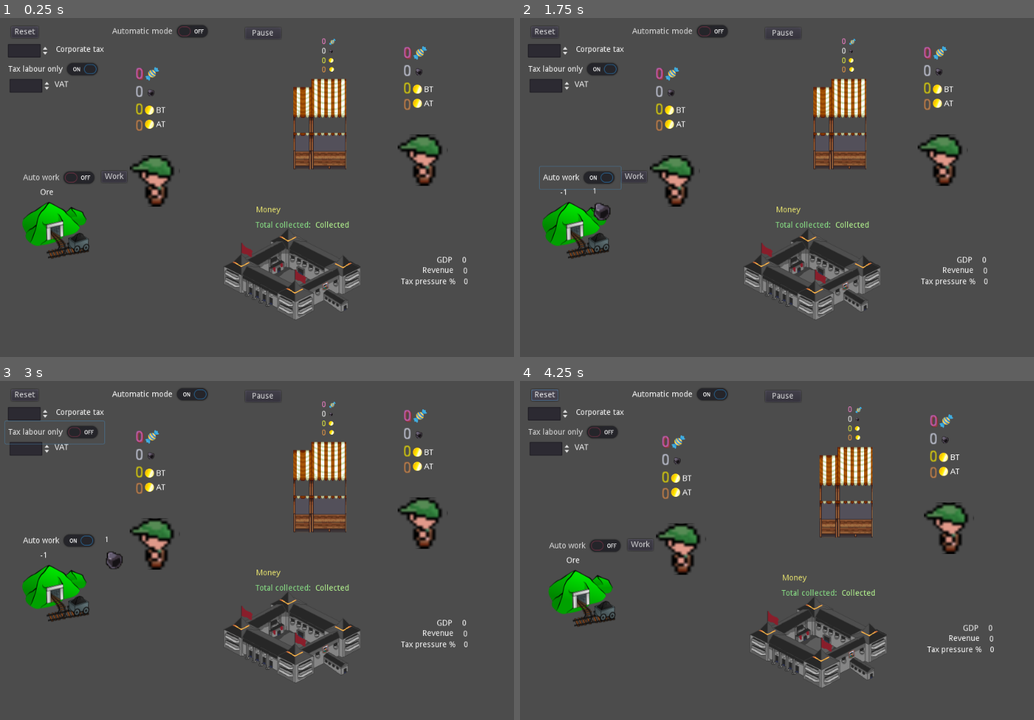
Above: before the commit, frames 1-4 (two rows, left to right).
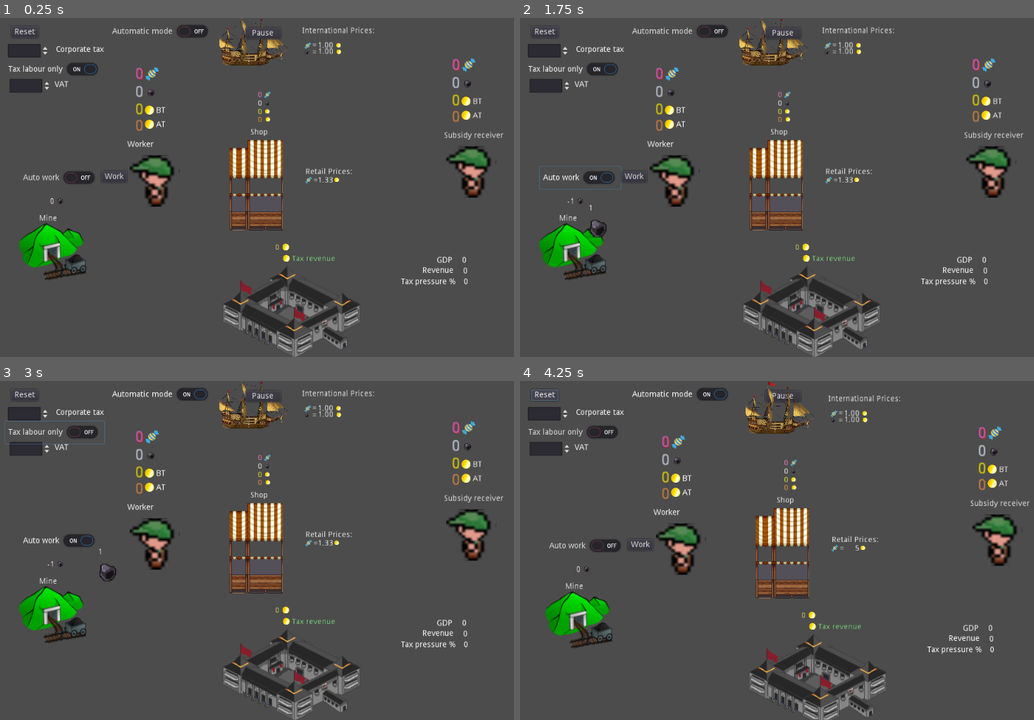
Above: after the commit, the same moments.

Repository: carlostgit/taxes
Game: Godot game, scene res://Control.tscn
Same seed, same stepped clock (60 frames per second), same inputs: the game is played once before the commit and once after it.
Inputs:
- Up to frame 1 (0.25 s): no input
- Up to frame 2 (1.75 s): click "Work" at 0.5 s; click "Auto work" at 1.25 s
- Up to frame 3 (3 s): click "Automatic mode" at 2 s; click "Tax labour only" at 2.75 s
- Up to frame 4 (4.25 s): click "Reset" at 3.5 s

The runs differ from the first frame. In frame 1, 14% of the frame differs, in the area x 3-98%, y 0-100%; in frame 2, 14%; in frame 3, 14%; in frame 4, 14%.

Commit message:
Sigo arreglando labels. Añado un ship, para venderle ore, y comprarle candies

Diff:
--- a/KinematicBody2D_slacker.tscn
+++ b/KinematicBody2D_slacker.tscn
@@ -125,7 +125,7 @@
 margin_right = 85.8323
 margin_bottom = 44.2223
 rect_scale = Vector2( 0.2, 0.2 )
-hint_tooltip = "Ore"
+hint_tooltip = "Ore owned"
 texture = ExtResource( 4 )
 
 [node name="Label_candy" type="Label" parent="."]
@@ -145,7 +145,7 @@
 margin_right = 103.598
 margin_bottom = 64.3535
 rect_scale = Vector2( 0.2, 0.2 )
-hint_tooltip = "Candies"
+hint_tooltip = "Candies owned"
 texture = ExtResource( 5 )
 
 [node name="Timer" type="Timer" parent="."]
@@ -201,6 +201,13 @@
 margin_right = 86.5929
 margin_bottom = -142.172
 text = "Sell ore"
+
+[node name="Label" type="Label" parent="."]
+margin_left = -48.0834
+margin_top = -67.8824
+margin_right = 56.9166
+margin_bottom = -53.8824
+text = "Subsidy receiver"
 [connection signal="pressed" from="Button_pay_taxes" to="." method="_on_Button_pay_taxes_pressed"]
 [connection signal="pressed" from="Button_buy_candies" to="." method="_on_Button_buy_candies_pressed"]
 [connection signal="pressed" from="Button_sell_ore" to="." method="_on_Button_sell_ore_pressed"]
--- a/KinematicBody2D_worker.tscn
+++ b/KinematicBody2D_worker.tscn
@@ -5,6 +5,10 @@
 
 [node name="KinematicBody2D_worker" instance=ExtResource( 1 )]
 script = ExtResource( 2 )
+
+[node name="TextureRect" parent="Label_candy" index="0"]
+margin_right = 103.598
+margin_bottom = 64.3535
 
 [node name="Button_work" type="Button" parent="." index="11"]
 margin_left = -94.0
@@ -22,4 +26,7 @@
 margin_right = -95.0
 margin_bottom = 18.0
 text = "Auto work"
+
+[node name="Label" parent="." index="14"]
+text = "Worker"
 [connection signal="pressed" from="Button_work" to="." method="_on_Button_work_pressed"]
--- a/Node2D.tscn
+++ b/Node2D.tscn
@@ -1,21 +1,22 @@
-[gd_scene load_steps=21 format=2]
+[gd_scene load_steps=22 format=2]
 
 [ext_resource path="res://Node2D.gd" type="Script" id=1]
-[ext_resource path="res://KinematicBody2D_slacker.tscn" type="PackedScene" id=2]
-[ext_resource path="res://KinematicBody2D_worker.tscn" type="PackedScene" id=3]
-[ext_resource path="res://Area2D_mine.gd" type="Script" id=4]
-[ext_resource path="res://mine.svg" type="Texture" id=5]
-[ext_resource path="res://Area2D_ore.tscn" type="PackedScene" id=6]
-[ext_resource path="res://Area2D_candy.tscn" type="PackedScene" id=7]
-[ext_resource path="res://StaticBody2D_shop.gd" type="Script" id=8]
-[ext_resource path="res://shop.png" type="Texture" id=9]
-[ext_resource path="res://coin.png" type="Texture" id=10]
-[ext_resource path="res://ore.png" type="Texture" id=11]
-[ext_resource path="res://candy.png" type="Texture" id=12]
-[ext_resource path="res://Node2D_Coin.tscn" type="PackedScene" id=13]
-[ext_resource path="res://StaticBody2D_government.gd" type="Script" id=14]
-[ext_resource path="res://government.png" type="Texture" id=15]
-[ext_resource path="res://Control_info.gd" type="Script" id=16]
+[ext_resource path="res://ship.png" type="Texture" id=2]
+[ext_resource path="res://candy.png" type="Texture" id=3]
+[ext_resource path="res://coin.png" type="Texture" id=4]
+[ext_resource path="res://ore.png" type="Texture" id=5]
+[ext_resource path="res://KinematicBody2D_slacker.tscn" type="PackedScene" id=6]
+[ext_resource path="res://KinematicBody2D_worker.tscn" type="PackedScene" id=7]
+[ext_resource path="res://Area2D_mine.gd" type="Script" id=8]
+[ext_resource path="res://mine.svg" type="Texture" id=9]
+[ext_resource path="res://Area2D_ore.tscn" type="PackedScene" id=10]
+[ext_resource path="res://Area2D_candy.tscn" type="PackedScene" id=11]
+[ext_resource path="res://StaticBody2D_shop.gd" type="Script" id=12]
+[ext_resource path="res://shop.png" type="Texture" id=13]
+[ext_resource path="res://Node2D_Coin.tscn" type="PackedScene" id=14]
+[ext_resource path="res://StaticBody2D_government.gd" type="Script" id=15]
+[ext_resource path="res://government.png" type="Texture" id=16]
+[ext_resource path="res://Control_info.gd" type="Script" id=17]
 
 [sub_resource type="Animation" id=1]
 resource_name = "Walk"
@@ -38,26 +39,102 @@
 _corporate_tax_rate = 0.1
 _value_added_tax = 0.8
 
+[node name="ship" type="Sprite" parent="."]
+position = Vector2( 451.166, 37.5624 )
+scale = Vector2( 0.1, 0.1 )
+texture = ExtResource( 2 )
+
+[node name="Label_int_prices" type="Label" parent="ship"]
+margin_left = 831.618
+margin_top = -226.578
+margin_right = 960.618
+margin_bottom = -212.578
+rect_scale = Vector2( 10, 10 )
+text = "International Prices:"
+
+[node name="TextureRect_candy_IP" type="TextureRect" parent="ship"]
+margin_left = 870.509
+margin_top = 38.586
+margin_right = 934.509
+margin_bottom = 102.586
+rect_scale = Vector2( 2, 2 )
+texture = ExtResource( 3 )
+
+[node name="Label_candy_IP" type="Label" parent="ship"]
+margin_left = 1107.37
+margin_top = 31.5159
+margin_right = 1135.37
+margin_bottom = 45.5159
+rect_scale = Vector2( 10, 10 )
+text = "1.00"
+align = 2
+
+[node name="Label_ore_IP" type="Label" parent="ship"]
+margin_left = 1110.91
+margin_top = 141.117
+margin_right = 1138.91
+margin_bottom = 155.117
+rect_scale = Vector2( 10, 10 )
+text = "1.00"
+align = 2
+
+[node name="TextureRect2" type="TextureRect" parent="ship"]
+margin_left = 1438.66
+margin_top = 57.7289
+margin_right = 1478.66
+margin_bottom = 97.7289
+rect_scale = Vector2( 2, 2 )
+texture = ExtResource( 4 )
+
+[node name="TextureRect3" type="TextureRect" parent="ship"]
+margin_left = 1445.13
+margin_top = 172.33
+margin_right = 1485.13
+margin_bottom = 212.33
+rect_scale = Vector2( 2, 2 )
+texture = ExtResource( 4 )
+
+[node name="Label_eq_candy_IP" type="Label" parent="ship"]
+margin_left = 1015.97
+margin_top = 26.8538
+margin_right = 1023.97
+margin_bottom = 40.8538
+rect_scale = Vector2( 10, 10 )
+text = "="
+
+[node name="Label_eq_ore_IP" type="Label" parent="ship"]
+margin_left = 1015.97
+margin_top = 150.597
+margin_right = 1023.97
+margin_bottom = 164.597
+rect_scale = Vector2( 10, 10 )
+text = "="
+
+[node name="TextureRect_ore_IP" type="TextureRect" parent="ship"]
+margin_left = 874.042
+margin_top = 183.544
+margin_right = 917.042
+margin_bottom = 224.544
+rect_scale = Vector2( 2, 2 )
+texture = ExtResource( 5 )
+
 [node name="AnimationPlayer_worker" type="AnimationPlayer" parent="."]
 anims/Walk = SubResource( 1 )
 
-[node name="KinematicBody2D_slacker" parent="." instance=ExtResource( 2 )]
-position = Vector2( 748, 247 )
+[node name="KinematicBody2D_slacker" parent="." instance=ExtResource( 6 )]
+position = Vector2( 834.267, 268.213 )
 _shop_path = NodePath("../StaticBody2D_shop")
 _government = NodePath("../StaticBody2D_government")
 
-[node name="KinematicBody2D_worker" parent="." instance=ExtResource( 3 )]
+[node name="KinematicBody2D_worker" parent="." instance=ExtResource( 7 )]
 position = Vector2( 273, 284 )
 _shop_path = NodePath("../StaticBody2D_shop")
 _government = NodePath("../StaticBody2D_government")
 
 [node name="Area2D_mine" type="Area2D" parent="."]
 editor/display_folded = true
-position = Vector2( 90, 366 )
-script = ExtResource( 4 )
-__meta__ = {
-"_edit_group_": true
-}
+position = Vector2( 87.4142, 403.948 )
+script = ExtResource( 8 )
 _node_path_worker = NodePath("../KinematicBody2D_worker")
 
 [node name="CollisionShape2D" type="CollisionShape2D" parent="Area2D_mine"]
@@ -65,27 +142,44 @@
 shape = SubResource( 2 )
 
 [node name="mine" type="Sprite" parent="Area2D_mine"]
-position = Vector2( 9, -0.51801 )
+position = Vector2( 6.17158, -0.51801 )
+texture = ExtResource( 9 )
+
+[node name="Label_ore" type="Label" parent="Area2D_mine"]
+margin_left = -22.4142
+margin_top = -87.0104
+margin_right = 8.58578
+margin_bottom = -73.0104
+text = "0"
+align = 2
+
+[node name="TextureRect" type="TextureRect" parent="Area2D_mine/Label_ore"]
+margin_left = 34.2929
+margin_top = 0.0429077
+margin_right = 77.2929
+margin_bottom = 41.0429
+rect_scale = Vector2( 0.3, 0.3 )
+hint_tooltip = "Ore extracted"
 texture = ExtResource( 5 )
 
-[node name="Label_ore" type="Label" parent="Area2D_mine"]
-margin_left = -20.0
-margin_top = -65.0
-margin_right = 20.0
-margin_bottom = -51.0
-text = "Ore"
-
-[node name="Area2D_ore" parent="." instance=ExtResource( 6 )]
+[node name="Label" type="Label" parent="Area2D_mine"]
+margin_left = -19.4454
+margin_top = -57.2757
+margin_right = 20.5546
+margin_bottom = -43.2757
+text = "Mine"
+
+[node name="Area2D_ore" parent="." instance=ExtResource( 10 )]
 visible = false
 position = Vector2( -184, 127 )
 
-[node name="Area2D_candy" parent="." instance=ExtResource( 7 )]
+[node name="Area2D_candy" parent="." instance=ExtResource( 11 )]
 visible = false
 position = Vector2( -189, 201 )
 
 [node name="StaticBody2D_shop" type="StaticBody2D" parent="."]
-position = Vector2( 566, 190 )
-script = ExtResource( 8 )
+position = Vector2( 452.863, 297.48 )
+script = ExtResource( 12 )
 _government = NodePath("../StaticBody2D_government")
 
 [node name="CollisionShape2D" type="CollisionShape2D" parent="StaticBody2D_shop"]
@@ -94,13 +188,14 @@
 
 [node name="shop" type="Sprite" parent="StaticBody2D_shop"]
 position = Vector2( 0, -2.5178 )
-texture = ExtResource( 9 )
+texture = ExtResource( 13 )
 
 [node name="Label_money" type="Label" parent="StaticBody2D_shop"]
-margin_left = -26.5
-margin_top = -122.0
-margin_right = 11.5
-margin_bottom = -108.0
+editor/display_folded = true
+margin_left = -27.0
+margin_top = -139.0
+margin_right = 11.0
+margin_bottom = -125.0
 custom_colors/font_color = Color( 0.913725, 0.952941, 0.254902, 1 )
 text = "0"
 align = 2
@@ -112,13 +207,14 @@
 margin_bottom = 42.25
 rect_scale = Vector2( 0.2, 0.2 )
 hint_tooltip = "Coins Before Tax"
-texture = ExtResource( 10 )
+texture = ExtResource( 4 )
 
 [node name="Label_ore" type="Label" parent="StaticBody2D_shop"]
-margin_left = -24.75
-margin_top = -138.5
-margin_right = 11.25
-margin_bottom = -124.5
+editor/display_folded = true
+margin_left = -25.1036
+margin_top = -154.056
+margin_right = 10.8964
+margin_bottom = -140.056
 text = "0"
 align = 2
 
@@ -129,31 +225,33 @@
 margin_bottom = 43.5
 rect_scale = Vector2( 0.2, 0.2 )
 hint_tooltip = "Ore"
-texture = ExtResource( 11 )
+texture = ExtResource( 5 )
 
 [node name="Label_candy" type="Label" parent="StaticBody2D_shop"]
+editor/display_folded = true
 margin_left = -26.0
-margin_top = -156.0
+margin_top = -169.435
 margin_right = 11.0
-margin_bottom = -142.0
+margin_bottom = -155.435
 custom_colors/font_color = Color( 0.988235, 0.509804, 0.811765, 1 )
 text = "0"
 align = 2
 
 [node name="TextureRect" type="TextureRect" parent="StaticBody2D_shop/Label_candy"]
-margin_left = 41.75
-margin_top = 1.0
-margin_right = 105.75
-margin_bottom = 65.0
+margin_left = 39.9824
+margin_top = -0.0606537
+margin_right = 103.982
+margin_bottom = 63.9393
 rect_scale = Vector2( 0.2, 0.2 )
 hint_tooltip = "Candies"
-texture = ExtResource( 12 )
+texture = ExtResource( 3 )
 
 [node name="Label_after_taxes" type="Label" parent="StaticBody2D_shop"]
-margin_left = -26.0
-margin_top = -106.0
-margin_right = 11.0
-margin_bottom = -92.0
+editor/display_folded = true
+margin_left = -25.6464
+margin_top = -124.738
+margin_right = 11.3536
+margin_bottom = -110.738
 custom_colors/font_color = Color( 0.929412, 0.607843, 0.270588, 1 )
 text = "0"
 align = 2
@@ -165,70 +263,139 @@
 margin_bottom = 42.0
 rect_scale = Vector2( 0.2, 0.2 )
 hint_tooltip = "Coins After Tax"
-texture = ExtResource( 10 )
+texture = ExtResource( 4 )
 
 [node name="Button_pay_taxes" type="Button" parent="StaticBody2D_shop"]
-margin_left = 54.5
-margin_top = -127.0
-margin_right = 126.5
-margin_bottom = -107.0
+margin_left = 34.701
+margin_top = -144.324
+margin_right = 106.701
+margin_bottom = -124.324
 text = "Pay taxes"
 
 [node name="Timer" type="Timer" parent="StaticBody2D_shop"]
 
-[node name="Node2D_Coin" parent="." instance=ExtResource( 13 )]
+[node name="Label" type="Label" parent="StaticBody2D_shop"]
+margin_left = -10.2531
+margin_top = -102.884
+margin_right = 29.7469
+margin_bottom = -88.884
+text = "Shop"
+
+[node name="Control_prices" type="Control" parent="StaticBody2D_shop"]
+margin_left = 80.0
+margin_top = -36.0
+margin_right = 217.0
+margin_bottom = 19.0
+
+[node name="TextureRect_candy_RP" type="TextureRect" parent="StaticBody2D_shop/Control_prices"]
+margin_left = 7.33862
+margin_top = 17.7407
+margin_right = 71.3386
+margin_bottom = 81.7407
+rect_scale = Vector2( 0.2, 0.2 )
+texture = ExtResource( 3 )
+
+[node name="Label_candy_RP" type="Label" parent="StaticBody2D_shop/Control_prices"]
+margin_left = 29.0607
+margin_top = 18.1845
+margin_right = 57.0607
+margin_bottom = 32.1845
+text = "1.00"
+align = 2
+
+[node name="TextureRect4" type="TextureRect" parent="StaticBody2D_shop/Control_prices"]
+margin_left = 59.0831
+margin_top = 20.3224
+margin_right = 99.0831
+margin_bottom = 60.3224
+rect_scale = Vector2( 0.2, 0.2 )
+texture = ExtResource( 4 )
+
+[node name="Label_retail_prices" type="Label" parent="StaticBody2D_shop/Control_prices"]
+margin_left = 7.7782
+margin_top = 3.39163
+margin_right = 95.7782
+margin_bottom = 17.3916
+text = "Retail Prices:"
+
+[node name="Label_eq_candy_RP" type="Label" parent="StaticBody2D_shop/Control_prices"]
+margin_left = 21.7028
+margin_top = 18.0675
+margin_right = 29.7028
+margin_bottom = 32.0675
+text = "="
+
+[node name="Node2D_Coin" parent="." instance=ExtResource( 14 )]
 visible = false
 position = Vector2( -192, 290 )
 
 [node name="StaticBody2D_government" type="StaticBody2D" parent="."]
 editor/display_folded = true
-position = Vector2( 514, 451 )
-script = ExtResource( 14 )
-__meta__ = {
-"_edit_group_": true
-}
+position = Vector2( 512.586, 517.468 )
+script = ExtResource( 15 )
 _slacker_path = NodePath("../KinematicBody2D_slacker")
 
 [node name="government" type="Sprite" parent="StaticBody2D_government"]
 position = Vector2( 2.99994, 1.48199 )
-texture = ExtResource( 15 )
+texture = ExtResource( 16 )
 
 [node name="CollisionShape2D" type="CollisionShape2D" parent="StaticBody2D_government"]
-position = Vector2( 0.999939, -1 )
+position = Vector2( 0.999939, 0.414215 )
 shape = SubResource( 4 )
 
 [node name="Label_money" type="Label" parent="StaticBody2D_government"]
-margin_left = -61.0
+margin_left = -52.0
 margin_top = -119.0
 margin_right = -18.0
-margin_bottom = -101.0
+margin_bottom = -105.0
 custom_colors/font_color = Color( 0.933333, 0.913725, 0.439216, 1 )
-text = "Money"
+text = "0"
+align = 2
 
 [node name="Label_collected" type="Label" parent="StaticBody2D_government"]
-margin_left = 44.0
-margin_top = -92.0
-margin_right = 104.0
-margin_bottom = -77.0
+margin_left = -90.0
+margin_top = -98.0
+margin_right = -18.0
+margin_bottom = -53.0
+rect_scale = Vector2( 0.2, 0.2 )
 custom_colors/font_color = Color( 0.729412, 1, 0.576471, 1 )
-text = "Collected"
+text = "0"
+align = 2
 
 [node name="Timer" type="Timer" parent="StaticBody2D_government"]
 
 [node name="Label_collected_text" type="Label" parent="StaticBody2D_government"]
-margin_left = -62.0
-margin_top = -92.0
-margin_right = 32.0
-margin_bottom = -78.0
+margin_left = 4.11444
+margin_top = -99.4246
+margin_right = 102.114
+margin_bottom = -85.4246
 custom_colors/font_color = Color( 0.54902, 0.913725, 0.537255, 1 )
-text = "Total collected:"
+text = "Tax revenue"
+
+[node name="TextureRect" type="TextureRect" parent="StaticBody2D_government"]
+margin_left = -13.4351
+margin_top = -118.794
+margin_right = 26.5649
+margin_bottom = -78.7938
+rect_scale = Vector2( 0.3, 0.3 )
+hint_tooltip = "Coins stored"
+texture = ExtResource( 4 )
+
+[node name="TextureRect2" type="TextureRect" parent="StaticBody2D_government"]
+margin_left = -12.3743
+margin_top = -99.3482
+margin_right = 27.6257
+margin_bottom = -59.3482
+rect_scale = Vector2( 0.3, 0.3 )
+hint_tooltip = "Tax revenue"
+texture = ExtResource( 4 )
 
 [node name="Control_info" type="Control" parent="."]
 margin_left = 704.0
 margin_top = 397.0
 margin_right = 876.0
 margin_bottom = 501.0
-script = ExtResource( 16 )
+script = ExtResource( 17 )
 
 [node name="Label_GDP_text" type="Label" parent="Control_info"]
 margin_left = 69.0
--- a/StaticBody2D_shop.gd
+++ b/StaticBody2D_shop.gd
@@ -26,6 +26,12 @@
 		$Button_pay_taxes.hide()
 
 #	pass
+#	_tax_rate
+
+#	var price_before_taxes = price_after_taxes / (1-_tax_rate)
+	var price_before_taxes = 1.0 / (1-_tax_rate)
+	var price_before_taxes_rounded = stepify(price_before_taxes, 0.01)
+	$Control_prices/Label_candy_RP.set_text(str(price_before_taxes_rounded))
 
 func set_money(var value_arg):
 	$Label_money.set_text(str(value_arg))
Binary file added: ship.png
